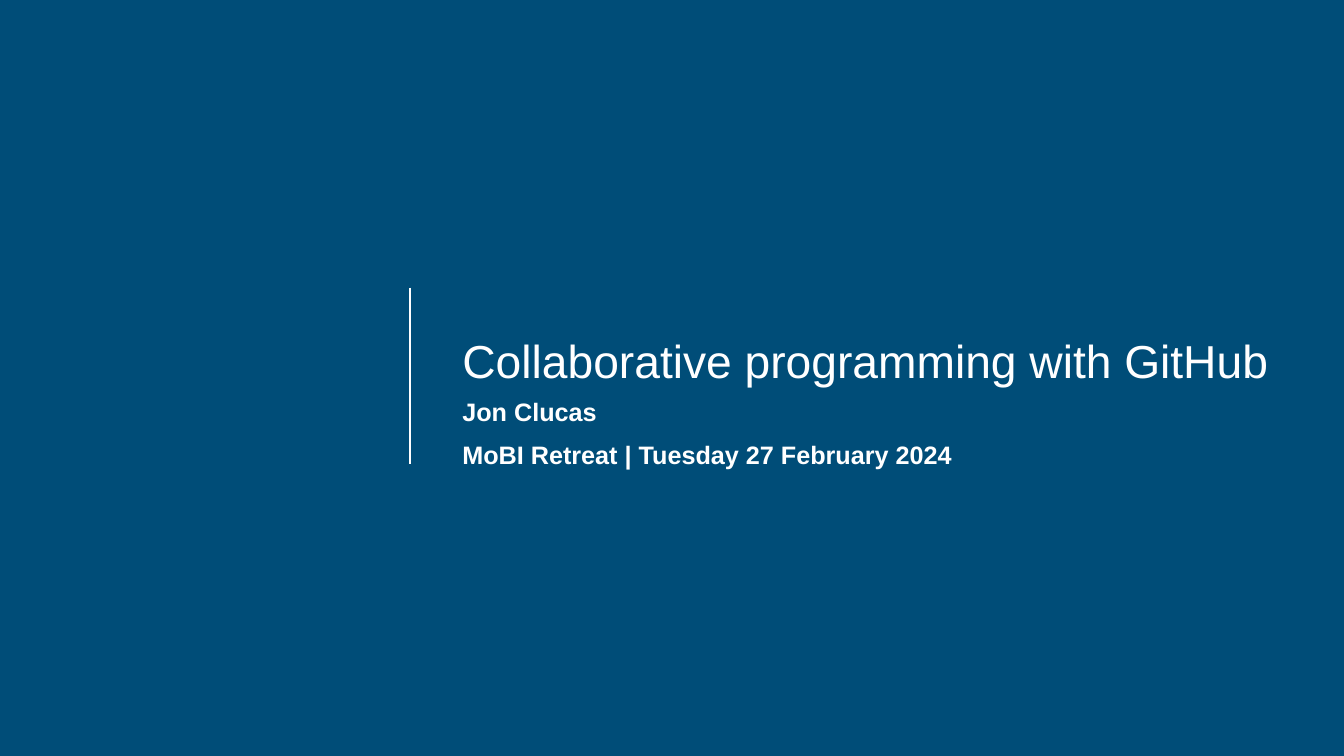
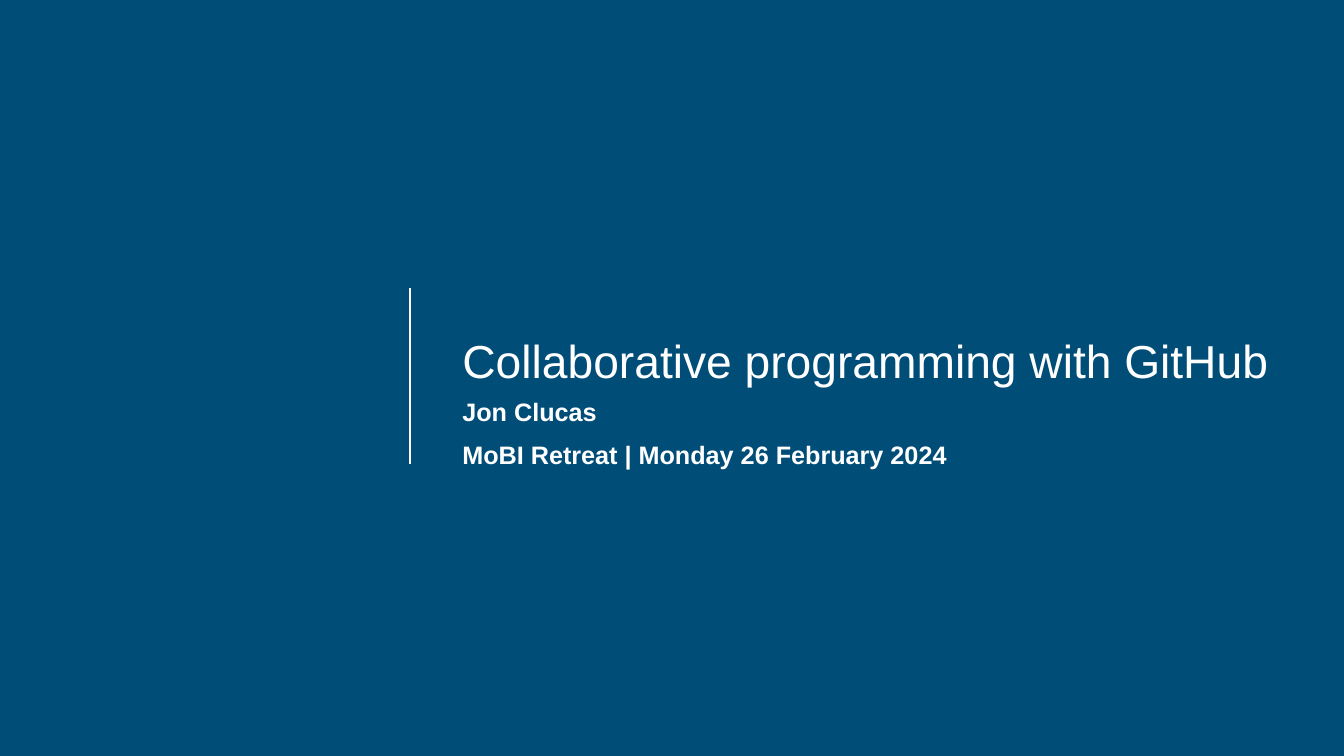
Before and after one commit to childmindresearch/MoBI-Retreat-2024-Collaborative-programming-with-GitHub, a slide deck: slide 1 of collaborative-programming/slides.pptx. Drawn at 1344x756 pixels with LibreOffice and Linux fonts; fonts in the diff are those of the drawing; background and template pictures are left out. Boxes give left, top, right and bottom in pixels: in the first picture for what was removed or moved away, otherwise in the second. Text is boxed around its words. In the diff, an @@ line names an element or a change of style, - is before the commit and + after.

```diff
--- a/collaborative-programming/slides.pptx
+++ b/collaborative-programming/slides.pptx
@@ text at (x1=462, y1=445, x2=946, y2=470): text changed @@
-MoBI Retreat | Tuesday 27 February 2024
+MoBI Retreat | Monday 26 February 2024
```
Also in this commit, not shown: 20 other slides changed, 9 slides added, 1 slide removed.
